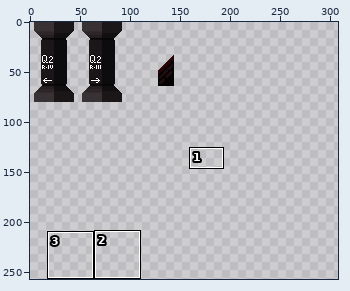
Two versions of one sprite sheet, assets/sprites/chapter-1/backgroud-tiles.png. Above: a wide view before the commit, with the close-up outlined.
Close-up. The starting point:
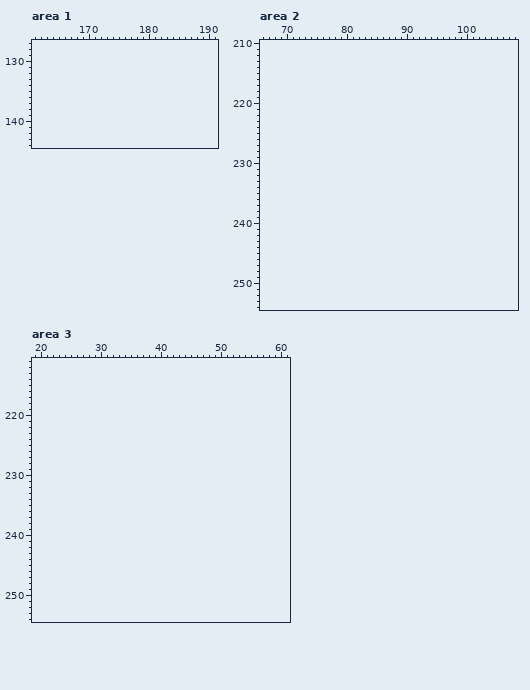
The file is 144x80 pixels. Pixels under 10% opacity are left out. Colours within 5 levels of each other are drawn and written as one. Shown: area 1: x 161..191, y 127..144; area 2: x 66..108, y 210..254; area 3: x 19..61, y 211..254. The old version is drawn lined up with the new one, on the new canvas. The wide view leaves out empty margins. The commit also changed other parts of the picture, which this record leaves out.
The same view after the edit:
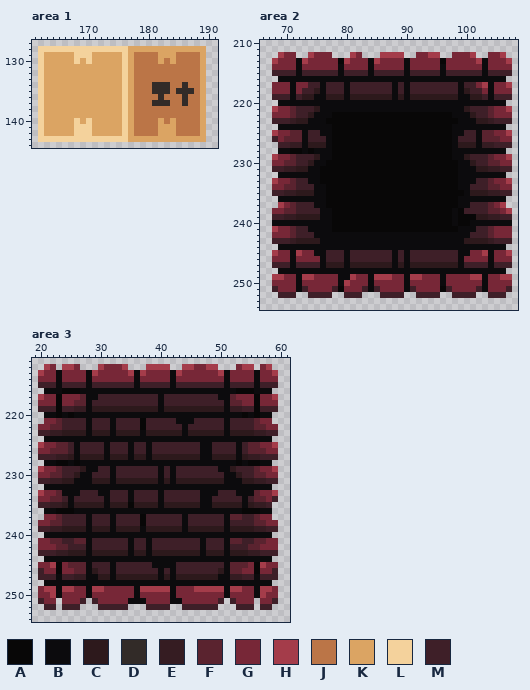
Palette (. is transparent): A #080707  B #0c0b0d  C #2d191c  D #322b28  E #351c22  F #5a232f  G #772737  H #a43c4a  J #bb7547  K #dba463  L #f4d29c  M #3e1f28
The edit:
canvas 144x80 -> 464x336
Changed rows in their new state; - is an unchanged pixel.
Area 1:
first column x 162:
128 LLLLLLLLLLLLLLLKKKKKKKKKKKKK
129 LKKKKKLLLKKKKKLKJJJJKKKJJJJK
130 LKKKKKLKLKKKKKLKJJJJKJKJJJJK
131 LKKKKKKKKKKKKKLKJJJJJJJJJJJK
132 LKKKKKKKKKKKKKLKJJJJJJJJJJJK
133 LKKKKKKKKKKKKKLKJJJJJJJJJJJK
134 LKKKKKKKKKKKKKLKJJJDDDJJDJJK
135 LKKKKKKKKKKKKKLKJJJDDDJDDDJK
136 LKKKKKKKKKKKKKLKJJJJDJJJDJJK
137 LKKKKKKKKKKKKKLKJJJDDDJJDJJK
138 LKKKKKKKKKKKKKLKJJJJJJJJJJJK
139 LKKKKKKKKKKKKKLKJJJJJJJJJJJK
140 LKKKKKLKLKKKKKLKJJJJKJKJJJJK
141 LKKKKKLLLKKKKKLKJJJJKKKJJJJK
142 LKKKKKLLLKKKKKLKJJJJKKKJJJJK
143 LLLLLLLLLLLLLLLKKKKKKKKKKKKK
Area 2:
first column x 68:
212 -HGG--HGGG---HG---HHHH--GGHH--GGGH--GGH-
213 HGGGBHGGGGGAHGGGBHGGGGBGGGGGAGGGGGHBGGGH
214 GGGGBGGGGGGBGGGGBGGGGGBGGGGGBGGGGGGBGGGG
215 MMMMBMMMMMMBMMMMBMMMMMBMMMMMBMMMMMMBMMMM
216 -BBBBBBBBBBBBBBBBBBBBBBBBBBBBBBBBBBBBBB-
217 GGGBGGMMBMMMBMMMMMMMBMBMMMMMMMMBMMGHBGGH
218 GGGBGMMCBMMMBMMMMMMMBMBMMMMMMMMBCMMGBGGG
219 MMMBMCCBBCCCBCCCCCCCBCBCCCCCCCCBBCCMBMMM
220 -BBBBBBBBBBBBBBBBBBBBBBBBBBBBBBBBBBBBBB-
221 HGGFMMMCBBBBBBBBBBBBBBBBBBBBBBBBCMMMFGGH
222 GGGFMMCBBBAAAAAAAAAAAAAAAAAAAABBBCMMFGGG
223 MMMECCBBBAAAAAAAAAAAAAAAAAAAAAABBBCCEMMM
224 -BBBBBBBBBAAAAAAAAAAAAAAAAAAAABBBBBBBBB-
225 HGGFFBMMBBAAAAAAAAAAAAAAAAAAAABBMMBFFGGH
226 MGFFFBMMMBAAAAAAAAAAAAAAAAAAAABMMMBFFFGG
227 -MMEEBCCCBAAAAAAAAAAAAAAAAAAAABCCCBEEMMM
228 -BBAABABBBAAAAAAAAAAAAAAAAAAAABBBBBBBBB-
229 HGGFMMMCBBAAAAAAAAAAAAAAAAAAAABBCMMMFGGH
230 GGFFMMCBBAAAAAAAAAAAAAAAAAAAAAABBCMMFFGG
231 MMEECCBBAAAAAAAAAAAAAAAAAAAAAAABBBCCEEMM
232 -BBBBBBBAAAAAAAAAAAAAAAAAAAAAAABBBBBBBB-
233 HGGFMMBBAAAAAAAAAAAAAAAAAAAAAAABBBMMFGGH
234 GGFFMMMBBAAAAAAAAAAAAAAAAAAAAAABBMMMFFGG
235 MMEECCCBBAAAAAAAAAAAAAAAAAAAAAAABCCCEEMM
236 -BBBBBBBBAAAAAAAAAAAAAAAAAAAAAABBBBBBBB-
237 -HGFMMMBBAAAAAAAAAAAAAAAAAAAAAABBMMMFGH-
238 GGFFMMMMBBAAAAAAAAAAAAAAAAAAAABAMMMMFFGH
239 MMEECCCCBBAAAAAAAAAAAAAAAAAAAABAAACCEEMM
240 BBBBBBBBBBAAAAAAAAAAAAAAAAAAAABAABBBBBBB
241 HGGFMMBBBBAAAAAAAAAAAAAAAAAAAAABBBMMFGGG
242 GGGFMMMBBBBBBBBBBBBBBBBBBBBBBBBBBMMMFGGG
243 MMMECCCCBBBBBBBBBBBBBBBBBBBBBBBBCCCCEMMM
244 -BBBBBBBBBBBBBBBBBBBBBBBBBBBBBBBBBBBBBB-
245 HGGBHGGBBMMMBMMMMMMMBMBMMMMMMMMBBGGHBGGH
246 GGGBGGGGBMMMBMMMMMMMBMBMMMMMMMMBGGGGBGGG
247 MMMBMMMMBCCCBCCCCCCCBCBCCCCCCCCBMMMMBMMM
248 -BBBBBBBBBBBBBBBBBBBBBBBBBBBBBBBBBBBBBB-
249 HHGGBHHGGGGBBHGGBHHHGGBHHGGGBGGGGHHBGGHH
250 GGGGBGGGGGGBHGGGBGGGGGBGGGGGBGGGGGGBGGGG
251 MGGGBMGGGGMAGGGMBMGGGGBMGGGGAMGGGGMBGGGM
252 -MMM--MMMM--MMM---MMMM--MMMM--MMMM--MMM-
Area 3:
first column x 20:
212 -HG-HHG---HGGGH---HHHH--HHGGHH---GHH-GH-
213 HGGBGGGGBHGGGGGHBHGGGGBHGGGGGGHBGGGGBGGH
214 GGGBGGGGBGGGGGGGBGGGGGBGGGGGGGGBGGGGBGGG
215 MMMBMMMMBMMMMMMMBMMMMMBMMMMMMMMBMMMMBMMM
216 -BBBAAABBBBBBBBBBBBBBBBBBBBBBBBBBAAABBB-
217 HGGAGGGFBBMMMMMMMMMMBMMMMMMMMMBBFGGGAGGH
218 GGGAGGFFBMMMMMMMMMMMBMMMMMMMMMMBFFGGAGGG
219 MMMAMMEEBCCCCCCCCCCCBCCCCCCCCCCBEEMMAMMM
220 -BBABABBBBBBBBBBBBBBBBBBBBBBBBBBBBABABB-
221 -GGFMMMMBMMMBMMMMAMMMMMBBBMMMMMBMMMMFGG-
222 GGFFMMMMBMMMBMMMMAMMMMMMBMMMMMMBMMMMFFGG
223 MMEECCCCBCCCBCCCCBCCCCCCBCCCCCCBCCCCEEMM
224 -BBBBBBBBBBBBBBBBBBBBBBBBBBBBBBBBBBBBBB-
225 HGGFFMBMMMMBMMMBMMBMMMMMMMMBBMMMMBMFFGGH
226 GGFFFMBMMMMBMMMBMMBMMMMMMMMBBMMMMBMFFFGG
227 MMMEECBCCCCBCCCBCCBCCCCCCCCBBCCCCBCEEMMM
228 -BBAABABBBBBBBBBBBBBBBBBBBBBBBBBBABAABB-
229 HGGFMMMCBBMMBMMMMMMMBMBMMMMMMMBBCMMMFGGH
230 GGFFMMCBBMMMBMMMMMMMBMBMMMMMMMMBBCMMFFGG
231 MMEECCBBBCCCBCCCCCCCBCBCCCCCCCCBBBCCEEMM
232 -BBBBBBBBBBBBBBBBBBBBBBBBBBBBBBBBBBBBBB-
233 HGGFBBBMMMBBMMMBMMMMBMMMMMMBBBMMMBBBFGGH
234 GGFFMBMMMMMBMMMBMMMMBMMMMMMBBMMMMMBMFFGM
235 MMEECBCCCCCBCCCACCCCBCCCCCCBBCCCCCBCEEM-
236 -BBAAABBBBBBBBBBBBBBBBBBBBBBBBBBBBAAABB-
237 -GGFMMMMBMMMBMMMMAMMMMMMBMMMMMMBFFMMFGG-
238 GGFFMMMMBMMMBMMMMAMMMMMMBMMMMMMBMMMMFFGG
239 MMEECCCCBCCCBCCCCBCCCCCCBCCCCCCBCCCCEEMM
240 -BBBBBBBBBBBBBBBBBBBBBBBBBBBBBBBBBBBBBB-
241 GGFFMMFFBMMMMMMBMMBMMMMMMMMBMMMBFFMMFFGG
242 GGGFFMMMBMMMMMMBMMBMMMMMMMMBMMMBMMMFFGGG
243 MMMEECCCBCCCCCCBCCBCCCCCCCCBCCCBCCCEEMMM
244 -BBBBBBBBBBBBBBBBBBBBBBBBBBBBBBBBBBBBBB-
245 GGHAGFFFBMMMBMMMMMMBBBBMMMMMMMMBFFFGAHGG
246 MGGAGGFFBCMMBMMMMMMMBMBMMMMMMMCBFFGGAGGM
247 MMMBMMEEBBCCBCCCCCCCBCBCCCCCCCBBEEMMBMMM
248 -BBBBBBBBBBBBBBBBBBBBBBBBBBBBBBBBBBBBBB-
249 GHHBHHGGBHHGGGGGBHHHHHBGGGHHHHHBHHGGBHHG
250 GGHBGGGGBGGGGGGGBGGGGGBGGGGGGGGBGGGGBHGG
251 MGG-GGGM-MGGGGGBBBGGGGBBGGGGGGM-MGGG-GGM
252 -MM-MMM---MMMMM---MMMM--MMMMMM---MMM-MM-
Boxes around the changes in both close-ups, in picture pixels (x1, y1, x2, y2):
added: (38, 46, 206, 142)
added: (272, 52, 512, 298)
added: (38, 364, 278, 610)
